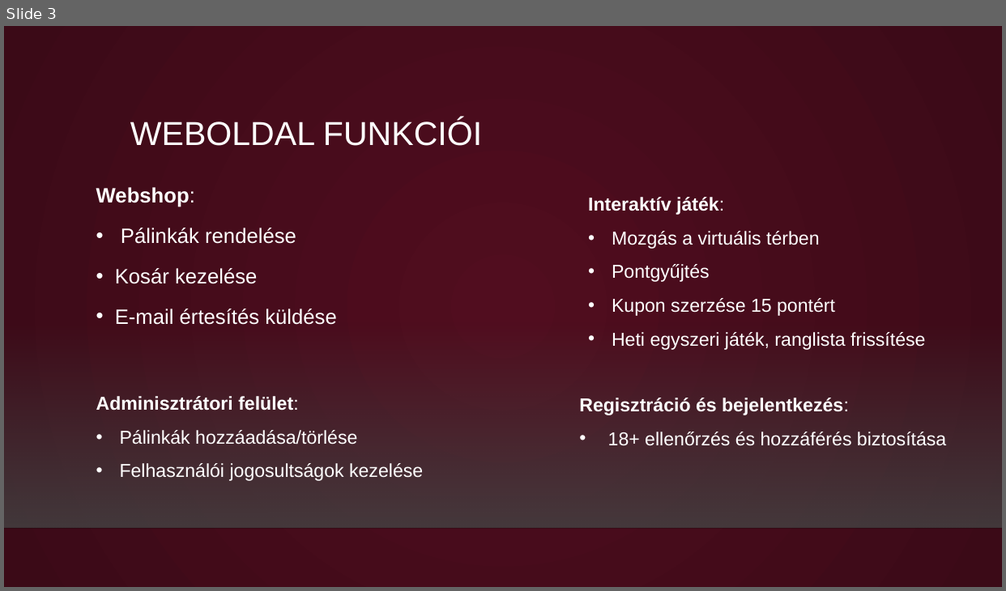
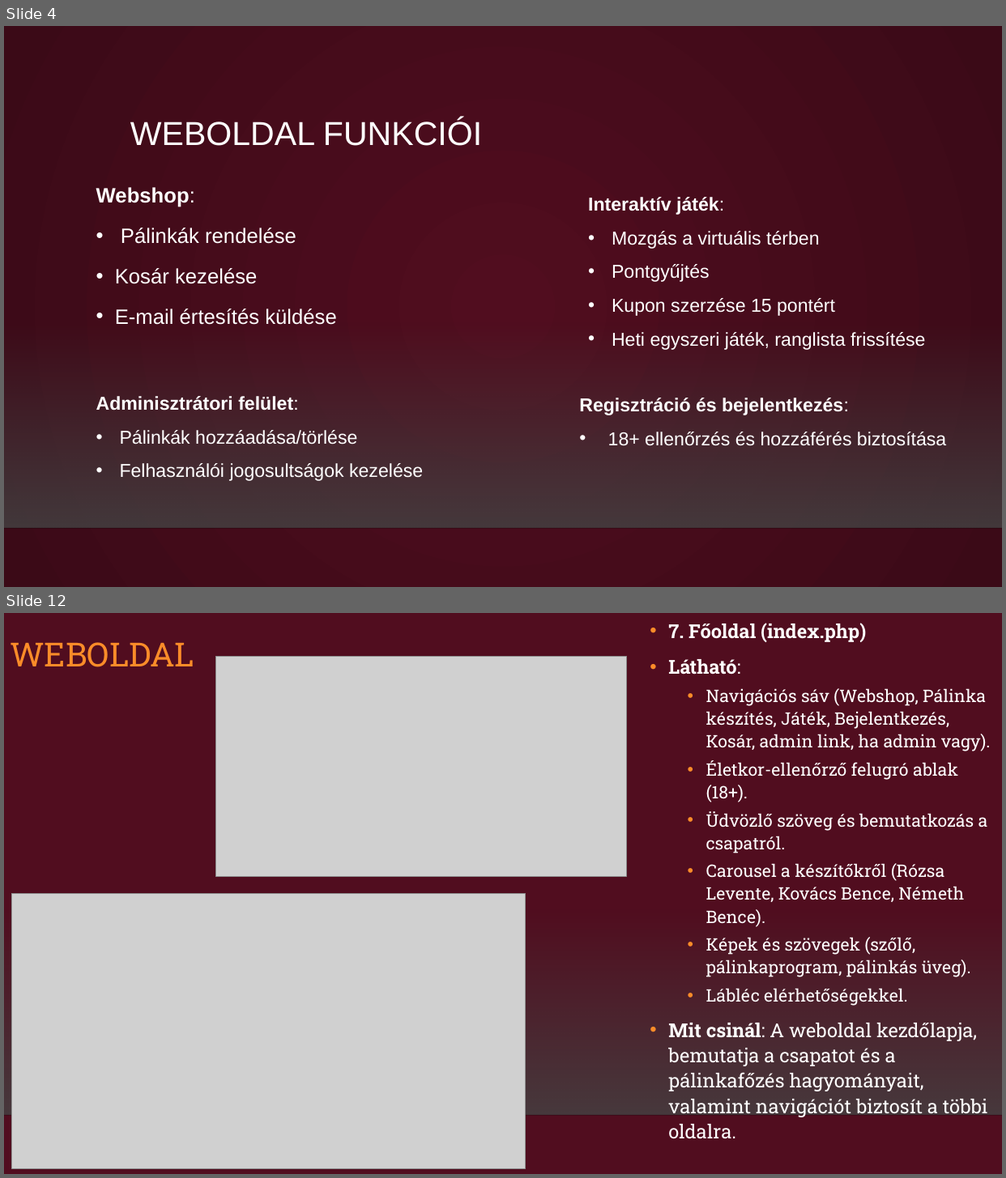
Before and after one commit to rozlev/Mestermunka, a slide deck: A pálinka mesterei/A pálinka mesterei.pptx. Shown one above the other, each under a label of ours: slide 3 before the commit, slides 4 and 12 after it; the slides between them are not shown. The pictures are 1006x591 and 1006x1178 pixels, drawn with LibreOffice and Linux fonts; fonts in the diff are those of the drawing; grey boxes stand for pictures; background and template pictures are left out. Boxes give left, top, right and bottom in pixels: in the first picture for what was removed or moved away, otherwise in the second. Text is boxed around its words. In the diff, an @@ line names an element or a change of style, - is before the commit and + after.

```diff
--- a/A pálinka mesterei/A pálinka mesterei.pptx
+++ b/A pálinka mesterei/A pálinka mesterei.pptx
@@ slide 12 added at [4, 613, 1002, 1174], background #510D1F; not listed: 2 template elements that a slide beside it also shows @@
@@ text added at [668, 623, 991, 1139], 16.6 pt, text #FFFFFF @@
+• 7. Főoldal (index.php)
+• Látható:
+  • Navigációs sáv (Webshop, Pálinka készítés, Játék, Bejelentkezés, Kosár, admin link, ha admin vagy).
+  • Életkor-ellenőrző felugró ablak (18+).
+  • Üdvözlő szöveg és bemutatkozás a csapatról.
+  • Carousel a készítőkről (Rózsa Levente, Kovács Bence, Németh Bence).
+  • Képek és szövegek (szőlő, pálinkaprogram, pálinkás üveg).
+  • Lábléc elérhetőségekkel.
+• Mit csinál: A weboldal kezdőlapja, bemutatja a csapatot és a pálinkafőzés hagyományait, valamint navigációt biztosít a többi oldalra.
@@ title added at [10, 642, 194, 667], 32 pt, text #FB8C29 @@
+WEBOLDAL
@@ picture added at [216, 656, 627, 876] @@
@@ picture added at [12, 894, 526, 1169] @@
@@ what was slide 3 is now slide 4 @@
```
Also in this commit, not shown: 14 other slides added.
